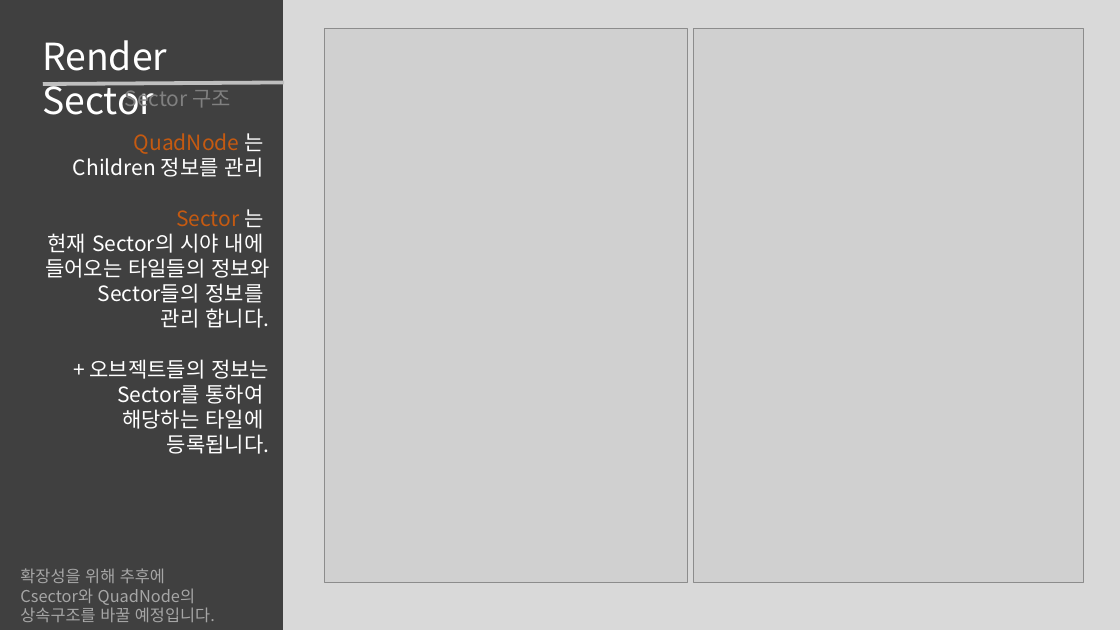
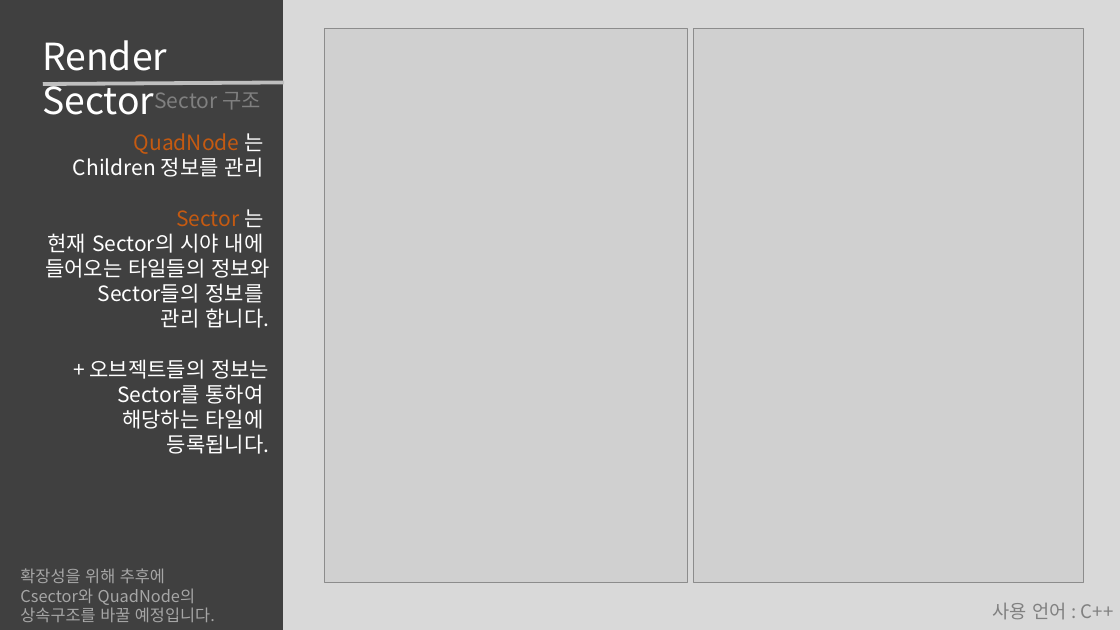
Before and after one commit to roka0105/Team.Yggdrasil_Server, a slide deck: slide 6 of 최예람 포트폴리오.pptx (slide 5 before the commit). Drawn at 1120x630 pixels with LibreOffice and Linux fonts; fonts in the diff are those of the drawing; grey boxes stand for pictures. Boxes give left, top, right and bottom in pixels: in the first picture for what was removed or moved away, otherwise in the second. Text is boxed around its words. In the diff, an @@ line names an element or a change of style, - is before the commit and + after.

```diff
--- a/최예람 포트폴리오.pptx
+++ b/최예람 포트폴리오.pptx
@@ text "Sector 구조" rewrapped from (125,85,232,111) to (154,92,261,110) @@
@@ text added at (993,603,1114,619), 16 pt, text #808080 @@
+사용 언어 : C++
```
Also in this commit, not shown: 14 other slides changed, 7 slides added, 3 slides removed, 11 other files.
